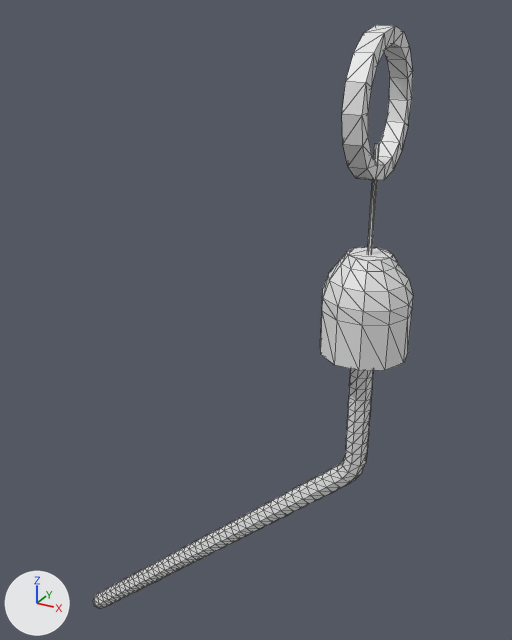
The glTF model world/tap.glb as it was, and as the next commit left it.
Camera for both pictures: a camera (50 mm lens) standing at (1.635, -1.38, 0.705) and looking at (0.802, 0.134, -0.052). The lights are fixed; the arrows at lower left show +X, +Y and +Z. Mesh edges are drawn as thin lines. Vertices at the same position are counted once.

Names of what the first picture shows: 'Tap'.
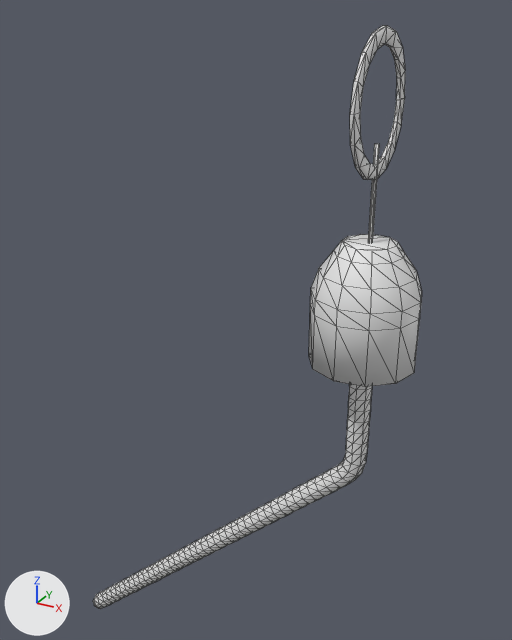
Boxes (x1, y1, x2, y2) around the edits, measured in the pictures (512 x 640 px; the box of a moved part takes in the faces that stretch with it):
'Tap', reshaped
    before: (93, 25, 413, 609)
    after: (93, 25, 422, 609)
part 1 of me_cube_001, added
    after: (309, 234, 422, 387)
part 2 of me_cube_001, moved or reshaped
    before: (342, 25, 413, 180)
    after: (350, 25, 405, 180)

What changed in the scene script:
```text
Add mat_gold:
    mat_gold = principled_material('Gold')
    mat_gold.base_color = (0.8, 0.8, 0.8)  # white #e7e7e7
Change me_cube_001:
    used by ob_tap; location = (0.0, 0.0, 0.0)
    remove me_cube_001.from_pydata(...)  # 616 vertices, 1220 faces; spans x 0.23..1.25, y -0.15..0.15, z -1.21..0.68
    add me_cube_001.from_pydata(...)  # 694 vertices, 1372 faces; spans x 0.23..1.27, y -0.15..0.15, z -1.21..0.68
    me_cube_001 part 1: a new loose piece of 78 vertices spanning x 1.03..1.27, y -0.12..0.12, z -0.03..0.25, in mat_gold (white #e7e7e7)
    me_cube_001 part 2
    32 vertices in x 1.13, y -0.15..0.15, z 0.39..0.68 move by (0.02, 0.0, 0.0)
    32 vertices in x 1.17, y -0.15..0.15, z 0.39..0.68 move by (-0.01, 0.0, 0.0)
    me_cube_001 part 3: the surface is now shaded smooth
    add me_cube_001.materials.append(mat_gold)  # white #e7e7e7
```
